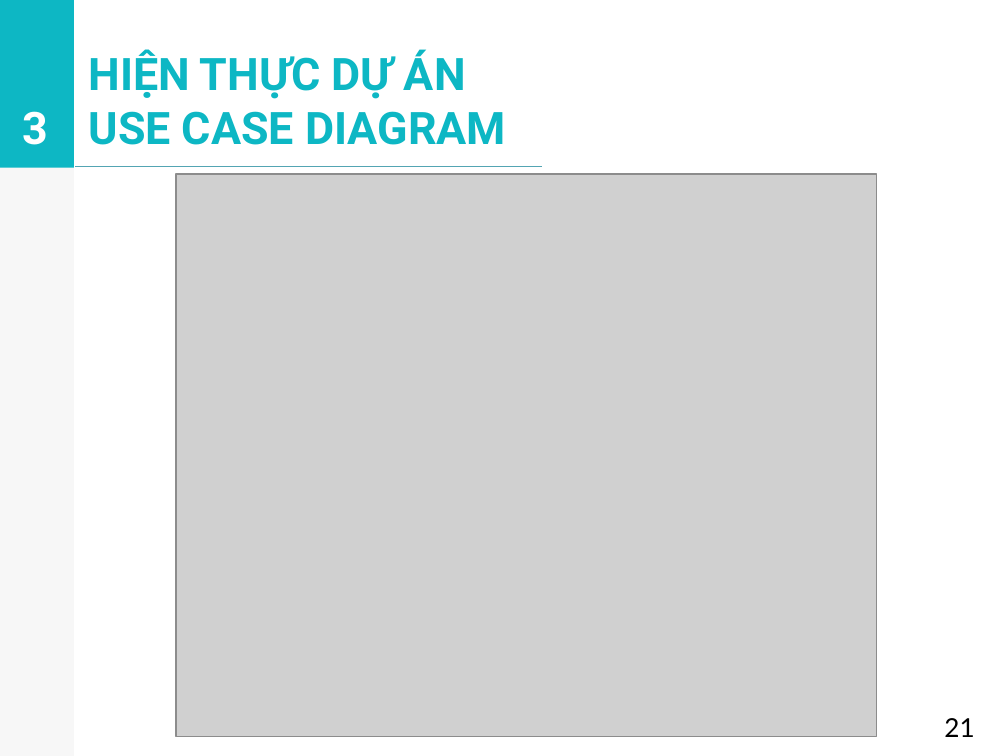
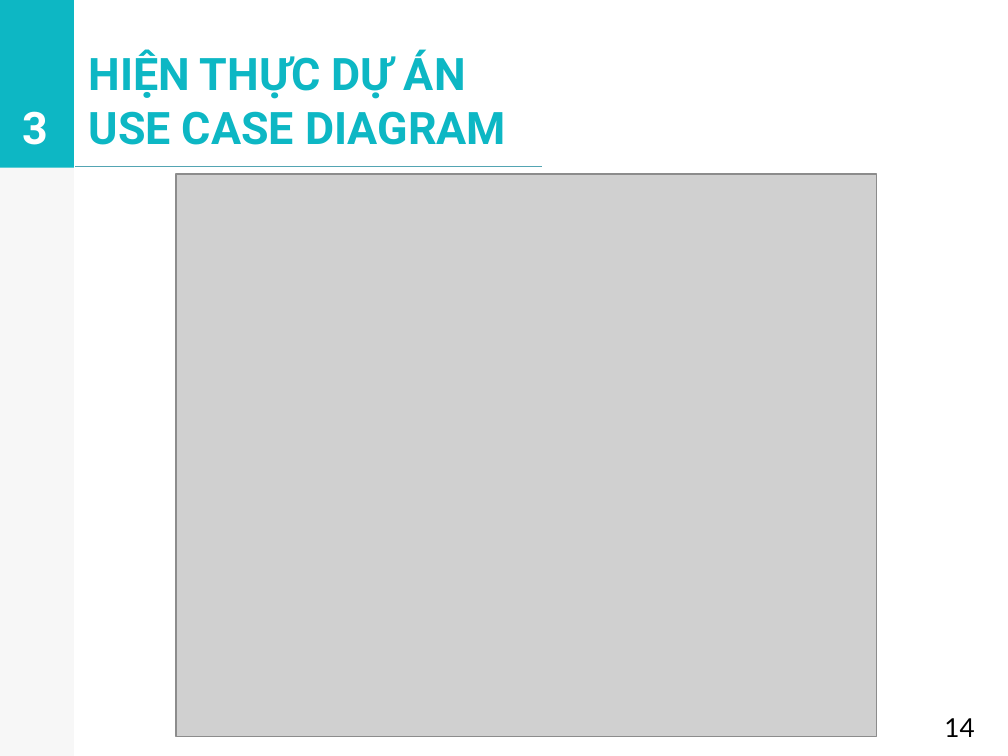
Before and after one commit to vovanluan/TTTN, a slide deck: slide 14 of BaoCao.pptx. Drawn at 1008x756 pixels with LibreOffice and Linux fonts; fonts in the diff are those of the drawing; grey boxes stand for pictures. Boxes give left, top, right and bottom in pixels: in the first picture for what was removed or moved away, otherwise in the second. Text is boxed around its words. In the diff, an @@ line names an element or a change of style, - is before the commit and + after.

```diff
--- a/BaoCao.pptx
+++ b/BaoCao.pptx
@@ text at [944, 718, 974, 737]: text changed @@
-21
+14
```
Also in this commit, not shown: 13 other slides changed.
